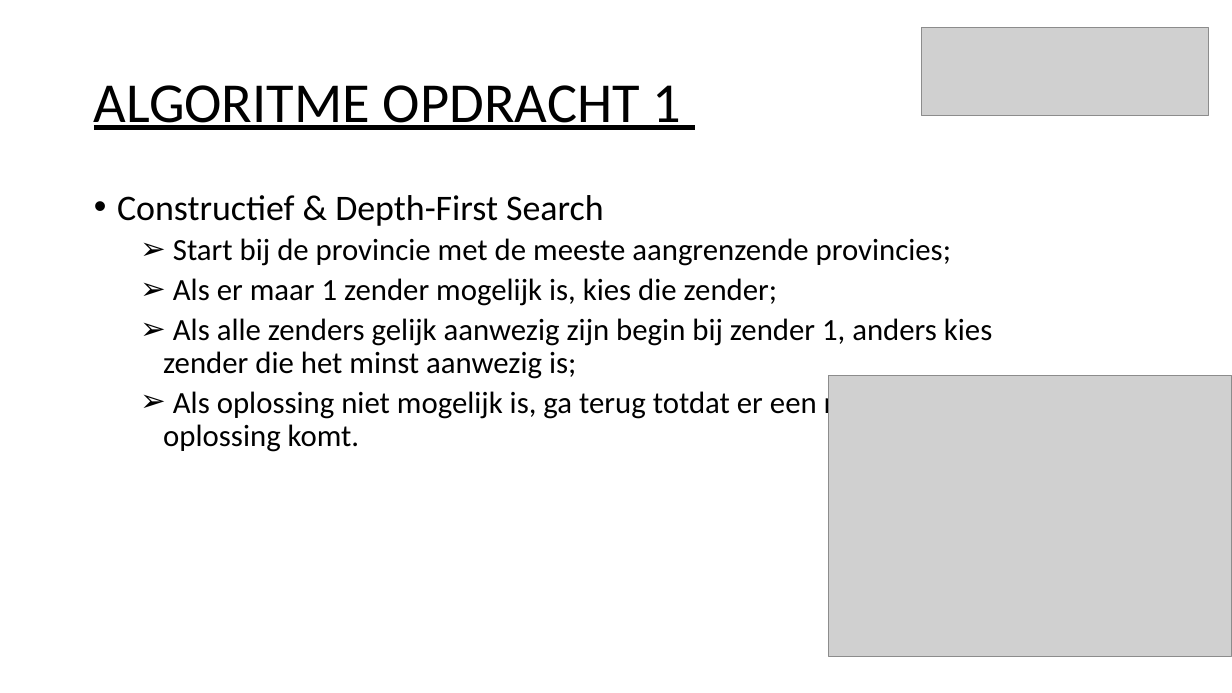
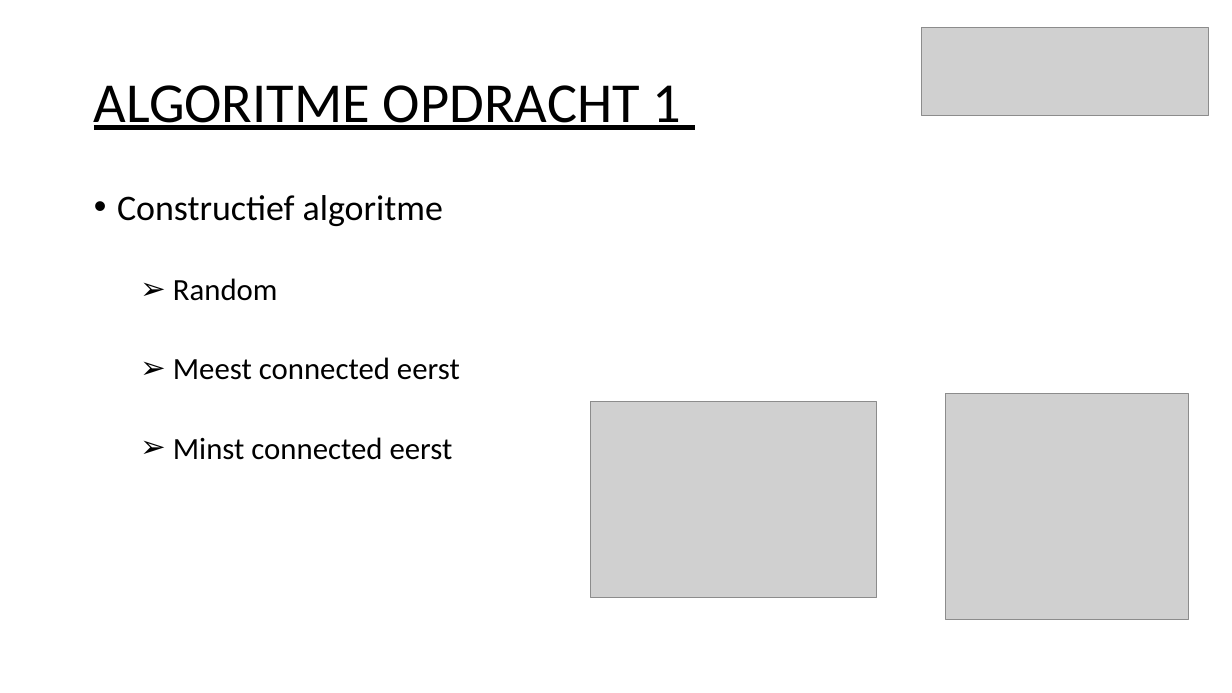
Before and after one commit to Tomttaw/Radio-Russia, a slide deck: slide 6 of powerpoint week 5.pptx. Drawn at 1232x693 pixels with LibreOffice and Linux fonts; fonts in the diff are those of the drawing; grey boxes stand for pictures. Boxes give left, top, right and bottom in pixels: in the first picture for what was removed or moved away, otherwise in the second. Text is boxed around its words. In the diff, an @@ line names an element or a change of style, - is before the commit and + after.

Commit message:
Powerpoint 19 mei

```diff
--- a/powerpoint week 5.pptx
+++ b/powerpoint week 5.pptx
@@ text at bbox=[117, 195, 460, 460]: text changed @@
-• Constructief & Depth-First Search
-  ➢ Start bij de provincie met de meeste aangrenzende provincies;
-  ➢ Als er maar 1 zender mogelijk is, kies die zender;
-  ➢ Als alle zenders gelijk aanwezig zijn begin bij zender 1, anders kies zender die het minst aanwezig is;
-  ➢ Als oplossing niet mogelijk is, ga terug totdat er een mogelijke oplossing komt.
+• Constructief algoritme
+  ➢ Random
+  ➢ Meest connected eerst
+  ➢ Minst connected eerst
@@ picture removed at bbox=[829, 375, 1232, 656] @@
@@ picture added at bbox=[591, 402, 877, 598] @@
@@ picture added at bbox=[946, 394, 1189, 620] @@
```
Also in this commit, not shown: 5 other slides changed, 3 slides added, 1 other file.
